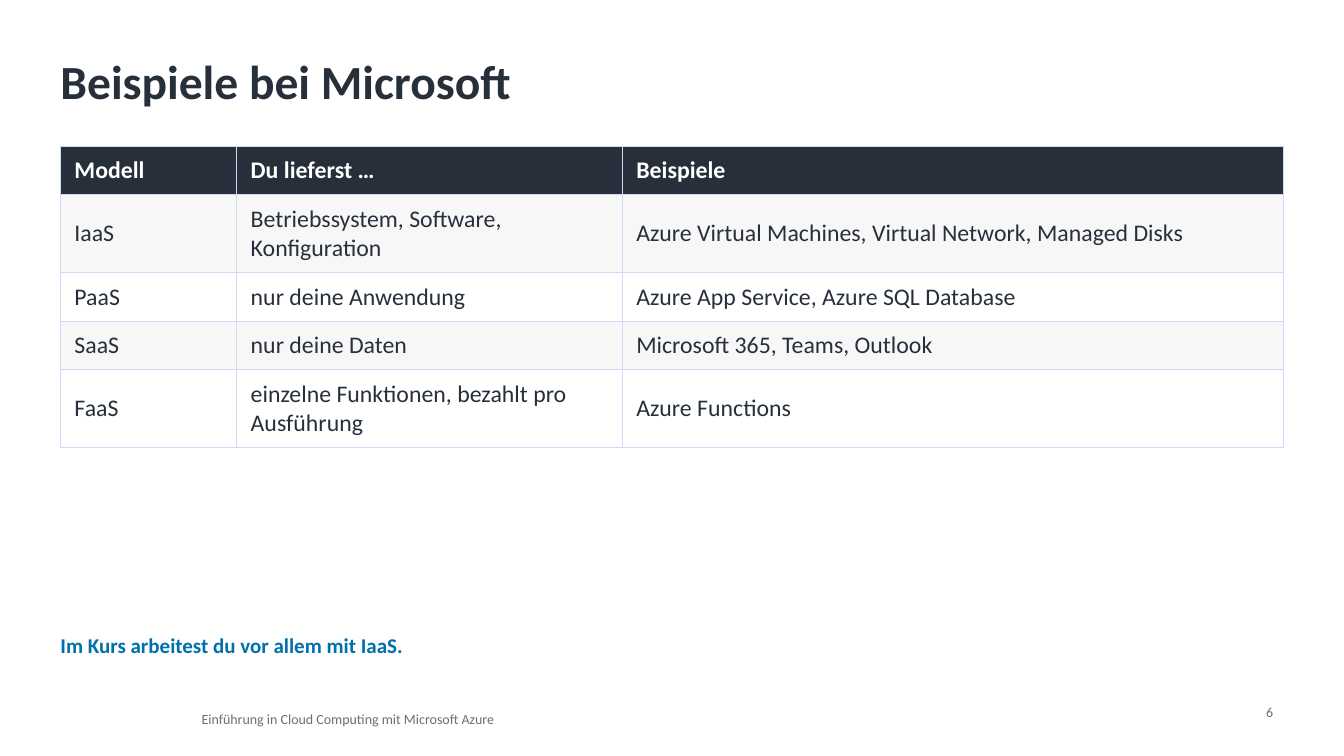
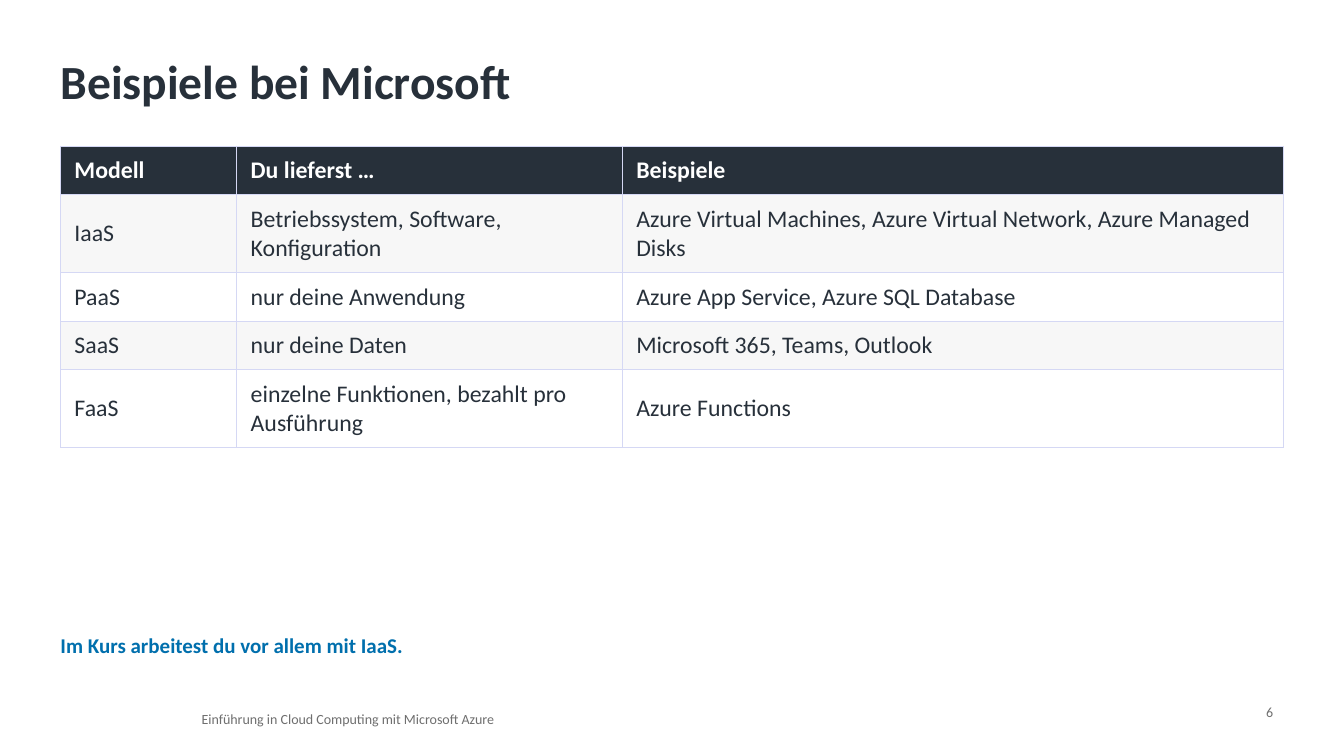
Before and after one commit to pat-teacher/azure-basics-training, a slide deck: slide 6 of praesentationen/input-02-cloud-grundlagen.pptx. Drawn at 1344x756 pixels with LibreOffice and Linux fonts; fonts in the diff are those of the drawing; background and template pictures are left out. Boxes give left, top, right and bottom in pixels: in the first picture for what was removed or moved away, otherwise in the second. Text is boxed around its words. In the diff, an @@ line names an element or a change of style, - is before the commit and + after.

Commit message:
Update terminology and translations in diagrams and scripts for consistency
- Changed "Managed Disk" to "verwalteter Datenträger" in Speicher_TechnischeModelle.svg
- Updated "Blob Storage" to "Blob-Speicher" in Speicher_TechnischeModelle.svg and Speicher_Zugriffsklassen.svg
- Modified various terms in diagramme.py for clarity, including "Storage Account" to "Speicherkonto"
- Adjusted presentation content in präsentationen-inhalt.js to reflect updated terminology
- Added a new Python script (begriffe.py) to automate the addition of English terms in documentation

```diff
--- a/praesentationen/input-02-cloud-grundlagen.pptx
+++ b/praesentationen/input-02-cloud-grundlagen.pptx
@@ table at (x1=60, y1=146, x2=1285, y2=439) @@
-row 2, column 3: Azure Virtual Machines, Virtual Network, Managed Disks
+row 2, column 3: Azure Virtual Machines, Azure Virtual Network, Azure Managed Disks
```
Also in this commit, not shown: 4 other slides changed, 44 other files.
